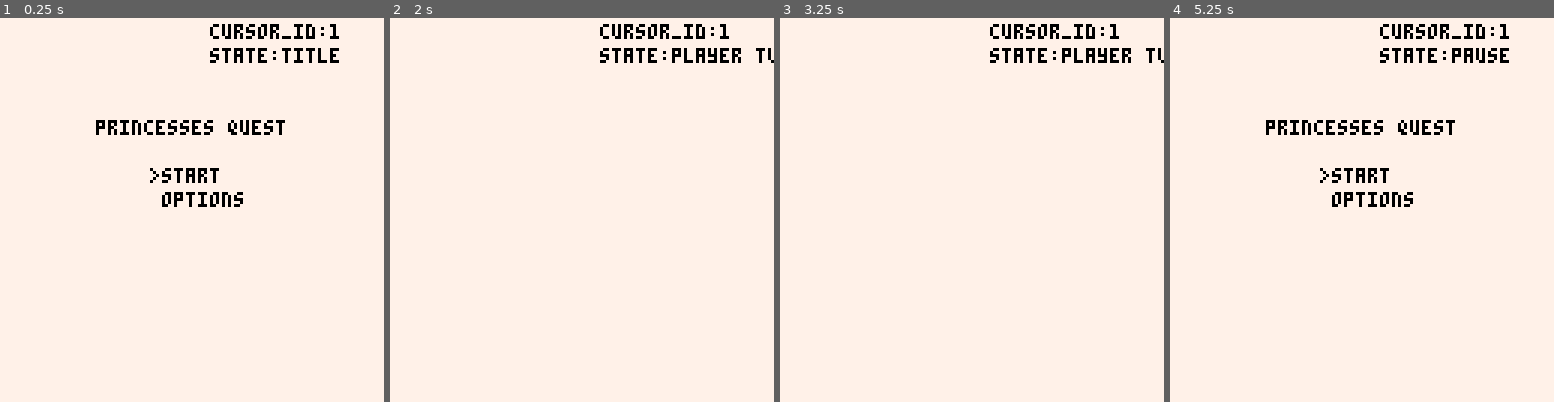
Above: before the commit, frames 1-4 (left to right).
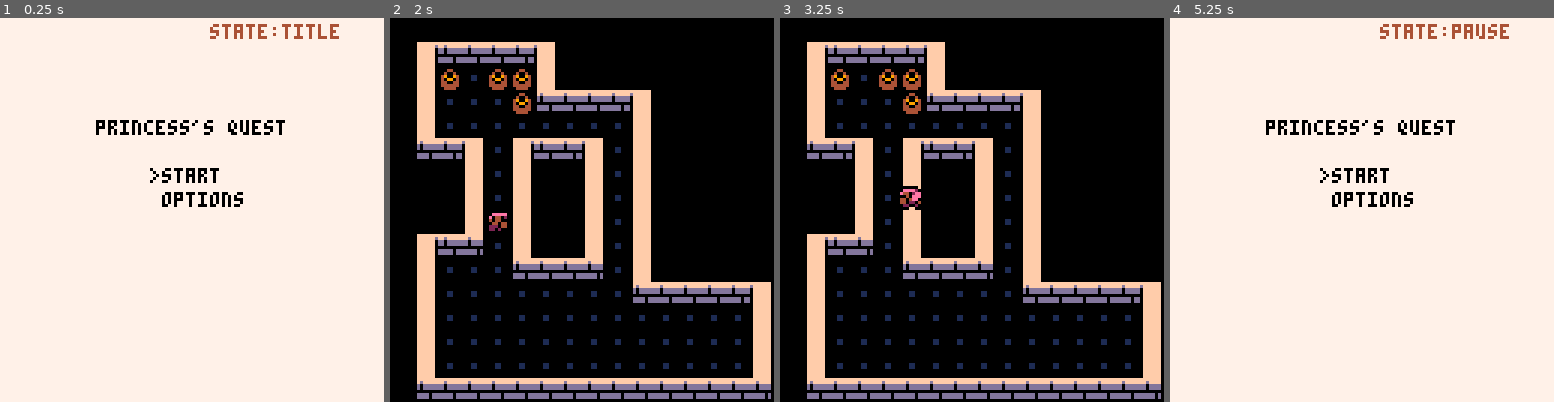
Above: after the commit, the same moments.

Repository: ianlennonford/pico
Game: PICO-8 cartridge p_quest.p8
Two runs of this game, one before a commit and one after it. Both use one fixed random seed, a clock stepped at 60 frames per second and the inputs below.
Inputs:
- Up to frame 1 (0.25 s): no input
- Up to frame 2 (2 s): tap X (X key) at 0.33, 1.07, 1.85 s; tap O (Z key) at 0.7, 1.7 s; hold Right from 1.6 s (still down)
- Up to frame 3 (3.25 s): release Right at 2.1 s; tap O (Z key) at 2.1, 2.5, 2.9 s; hold Up 2.15-2.42 s; hold Right 2.47-3.03 s; tap X (X key) at 2.97 s; hold Left from 3.08 s (still down)
- Up to frame 4 (5.25 s): tap O (Z key) every 0.4 s from 3.3 to 4.9 s; release Left at 3.58 s; hold Down 3.63-3.97 s; hold Right 4.02-4.68 s; tap X (X key) at 4.08, 5.2 s; hold Up 4.73-5.03 s; hold Left from 5.08 s (still down)

The runs differ from the first frame. In frame 1, 1.4% of the frame differs, in the area x 50-89%, y 1-31%; in frame 2, 99%, in the area x 0-100%, y 0-100%; in frame 3, 99%; in frame 4, 1.5%.

Commit message:
Added sprite sheet and player movement/animation

Diff:
--- a/p_quest.p8
+++ b/p_quest.p8
@@ -1,39 +1,56 @@
 pico-8 cartridge // http://www.pico-8.com
 version 8
 __lua__
---princesses quest
+--princess's quest
 --increment
 
 function _init()
   cls(7)
-  debug={}
+  palt(7,true)
+  palt(0,false)
+  debug={}--*remove when done!!!
   state="title"
   cursor_id=1--[[menu variables]]--
   input_timer=0
   menu={"start","options"}
-  menu_state="princesses quest"
+  menu_state="princess's quest"
+
+  map_width=16--*these will be created proc gen style!!!
+  map_height=16
 
   obj={}--create a list to hold all objects in the current level
 
+  frame=0
+
   player={}--create the player object
-  player.state=1--*1=warrior,2=archer,3=wizard,4=???
-  player.x=0
-  player.y=0
-  player.sprite=1--corresponds to player state * anim length
+  player.weapon=1--*1=sword,2=arrow,3=teleport
+  player.x=32
+  player.y=64
+  player.sprite=1
+  player.down={1,2,1,3}--frames for animation
+  player.right={4,5,4,6}
+  player.up={7,8,7,9}
+  player.left={4,5,4,6}
+  player.facing=player.down--which way are we facing to know what frames to draw
+
   function player:update()
     if state=="player turn" then--input control if it is your turn
       if btnp(0) then--move left
         self.x-=8
+        self.facing=self.left
       elseif btnp(1) then--move right
         self.x+=8
+        self.facing=self.right
       elseif btnp(2) then--move up
         self.y-=8
+        self.facing=self.up
       elseif btnp(3) then--move down
         self.y+=8
-      elseif btnp(4) then--switch characters
-        self.state+=1
-        if self.state>4 then--*need to account for fallen allies here too
-          self.state=1
+        self.facing=self.down
+      elseif btnp(4) then--switch weapons
+        self.weapon+=1
+        if self.weapon>3 then--cycle back to first weapon
+          self.weapon=1
         end
       elseif btnp(5) then--pause the game
         state="pause"
@@ -41,10 +58,14 @@
     end
   end
   function player:draw()
-    spr(self.state,self.x,self.y)--*need to add animation to state variable
-  end
-
-  add(obj,player)--add the player to list of entities
+    if self.facing==self.left then
+      spr(self.facing[frame],self.x,self.y,1,1,true,false)
+    else
+      spr(self.facing[frame],self.x,self.y)
+    end
+  end
+
+  add(obj,player)--add the player to list of objects
 
   item={}--item dictionary
   item.potion={info="",cost=0}
@@ -86,7 +107,7 @@
   local x_offset=8
   local y_offset=50
   local id_offset=8
-  if menu_state=="princesses quest" or menu_state=="options" then--draw title menu and options menu
+  if menu_state=="princess's quest" or menu_state=="options" then--draw title menu and options menu
     print(">",x_offset+42,y_offset+(id_offset*(cursor_id-1)),0)--draw the cursor
     print_centered(menu_state,#menu_state,y_offset-(id_offset*2),0)--print the menu title
     for i=1,#menu do--draw the menu options
@@ -102,7 +123,7 @@
 end
 
 function menu_action()
-  if menu_state=="princesses quest" then
+  if menu_state=="princess's quest" then
     nil_table(menu)--clear the current menu table
     if cursor_id==1 then
       state="player turn"--start the game
@@ -121,7 +142,7 @@
       nil_table(menu)
       add(menu,"start")
       add(menu,"options")
-      menu_state="princesses quest"
+      menu_state="princess's quest"
     end
   elseif menu_state=="pause" then
     if cursor_id==1 then--resume the game
@@ -130,7 +151,7 @@
       nil_table(menu)
       add(menu,"start")
       add(menu,"options")
-      menu_state="princesses quest"
+      menu_state="princess's quest"
       cursor_id=1
     end
   end
@@ -139,7 +160,7 @@
 
 --[[utilities]]--
 function nil_table(table)
-  for i=1,#table do--clear the current menu
+  for i=1,#table do--clear the provided table
     table[i]=nil
   end
 end
@@ -150,6 +171,9 @@
 --[[end utilities]]--
 
 function _update60()
+  if time()%0.5==0 then frame+=1 end--cycle animation frames one every half second(I think?)
+  if frame>4 then frame=1 end--*every animation will be four frames
+
   if state=="title" then
     update_menu()
   elseif state=="player turn" then
@@ -160,17 +184,21 @@
 end
 
 function _draw()
-  cls(7)
-  debug[1]="cursor_id:"..cursor_id
-  debug[2]="state:"..state
-  for i=1,#debug do--draw debug
-    print(debug[i],70,2+(8*(i-1)),0)
-  end
+  debug[1]="state:"..state
   if state=="title" or state=="pause" then
+    cls(7)
     draw_menu()
+
+    for i=1,#debug do--draw debug
+      print(debug[i],70,2+(8*(i-1)),4)
+    end
+
   elseif state=="player turn" then
+    cls(0)
+    map(0,0,0,0,16,16)--*build the map here. change to proc gen later
     --draw all objects, map, and gui
     draw_table(obj)
+    --* draw_table(node_grid)
   end
 end
 
@@ -305,168 +333,168 @@
 
 
 __gff__
-0000000000000000000000000000000000000000000000000000000000000000000000000000000000000000000000000000000000000000000000000000000000000000000000000000000000000000000000000000000000000000000000000000000000000000000000000000000000000000000000000000000000000000
+0000000000000000000000000000000001010101010101010101010101010101000000000000000000000000000000000000000000000000000000000000000000000000000000000000000000000000000000000000000000000000000000000000000000000000000000000000000000000000000000000000000000000000
 0000000000000000000000000000000000000000000000000000000000000000000000000000000000000000000000000000000000000000000000000000000000000000000000000000000000000000000000000000000000000000000000000000000000000000000000000000000000000000000000000000000000000000
 __map__
 0000000000000000000000000000000000000000000000000000000000000000000000000000000000000000000000000000000000000000000000000000000000000000000000000000000000000000000000000000000000000000000000000000000000000000000000000000000000000000000000000000000000000000
-0000000000000000000000000000000000000000000000000000000000000000000000000000000000000000000000000000000000000000000000000000000000000000000000000000000000000000000000000000000000000000000000000000000000000000000000000000000000000000000000000000000000000000
-0000000000000000000000000000000000000000000000000000000000000000000000000000000000000000000000000000000000000000000000000000000000000000000000000000000000000000000000000000000000000000000000000000000000000000000000000000000000000000000000000000000000000000
-0000000000000000000000000000000000000000000000000000000000000000000000000000000000000000000000000000000000000000000000000000000000000000000000000000000000000000000000000000000000000000000000000000000000000000000000000000000000000000000000000000000000000000
-0000000000000000000000000000000000000000000000000000000000000000000000000000000000000000000000000000000000000000000000000000000000000000000000000000000000000000000000000000000000000000000000000000000000000000000000000000000000000000000000000000000000000000
-0000000000000000000000000000000000000000000000000000000000000000000000000000000000000000000000000000000000000000000000000000000000000000000000000000000000000000000000000000000000000000000000000000000000000000000000000000000000000000000000000000000000000000
-0000000000000000000000000000000000000000000000000000000000000000000000000000000000000000000000000000000000000000000000000000000000000000000000000000000000000000000000000000000000000000000000000000000000000000000000000000000000000000000000000000000000000000
-0000000000000000000000000000000000000000000000000000000000000000000000000000000000000000000000000000000000000000000000000000000000000000000000000000000000000000000000000000000000000000000000000000000000000000000000000000000000000000000000000000000000000000
-0000000000000000000000000000000000000000000000000000000000000000000000000000000000000000000000000000000000000000000000000000000000000000000000000000000000000000000000000000000000000000000000000000000000000000000000000000000000000000000000000000000000000000
-0000000000000000000000000000000000000000000000000000000000000000000000000000000000000000000000000000000000000000000000000000000000000000000000000000000000000000000000000000000000000000000000000000000000000000000000000000000000000000000000000000000000000000
-0000000000000000000000000000000000000000000000000000000000000000000000000000000000000000000000000000000000000000000000000000000000000000000000000000000000000000000000000000000000000000000000000000000000000000000000000000000000000000000000000000000000000000
-0000000000000000000000000000000000000000000000000000000000000000000000000000000000000000000000000000000000000000000000000000000000000000000000000000000000000000000000000000000000000000000000000000000000000000000000000000000000000000000000000000000000000000
-0000000000000000000000000000000000000000000000000000000000000000000000000000000000000000000000000000000000000000000000000000000000000000000000000000000000000000000000000000000000000000000000000000000000000000000000000000000000000000000000000000000000000000
-0000000000000000000000000000000000000000000000000000000000000000000000000000000000000000000000000000000000000000000000000000000000000000000000000000000000000000000000000000000000000000000000000000000000000000000000000000000000000000000000000000000000000000
-0000000000000000000000000000000000000000000000000000000000000000000000000000000000000000000000000000000000000000000000000000000000000000000000000000000000000000000000000000000000000000000000000000000000000000000000000000000000000000000000000000000000000000
-0000000000000000000000000000000000000000000000000000000000000000000000000000000000000000000000000000000000000000000000000000000000000000000000000000000000000000000000000000000000000000000000000000000000000000000000000000000000000000000000000000000000000000
-0000000000000000000000000000000000000000000000000000000000000000000000000000000000000000000000000000000000000000000000000000000000000000000000000000000000000000000000000000000000000000000000000000000000000000000000000000000000000000000000000000000000000000
-0000000000000000000000000000000000000000000000000000000000000000000000000000000000000000000000000000000000000000000000000000000000000000000000000000000000000000000000000000000000000000000000000000000000000000000000000000000000000000000000000000000000000000
-0000000000000000000000000000000000000000000000000000000000000000000000000000000000000000000000000000000000000000000000000000000000000000000000000000000000000000000000000000000000000000000000000000000000000000000000000000000000000000000000000000000000000000
-0000000000000000000000000000000000000000000000000000000000000000000000000000000000000000000000000000000000000000000000000000000000000000000000000000000000000000000000000000000000000000000000000000000000000000000000000000000000000000000000000000000000000000
-0000000000000000000000000000000000000000000000000000000000000000000000000000000000000000000000000000000000000000000000000000000000000000000000000000000000000000000000000000000000000000000000000000000000000000000000000000000000000000000000000000000000000000
-0000000000000000000000000000000000000000000000000000000000000000000000000000000000000000000000000000000000000000000000000000000000000000000000000000000000000000000000000000000000000000000000000000000000000000000000000000000000000000000000000000000000000000
-0000000000000000000000000000000000000000000000000000000000000000000000000000000000000000000000000000000000000000000000000000000000000000000000000000000000000000000000000000000000000000000000000000000000000000000000000000000000000000000000000000000000000000
-0000000000000000000000000000000000000000000000000000000000000000000000000000000000000000000000000000000000000000000000000000000000000000000000000000000000000000000000000000000000000000000000000000000000000000000000000000000000000000000000000000000000000000
-0000000000000000000000000000000000000000000000000000000000000000000000000000000000000000000000000000000000000000000000000000000000000000000000000000000000000000000000000000000000000000000000000000000000000000000000000000000000000000000000000000000000000000
-0000000000000000000000000000000000000000000000000000000000000000000000000000000000000000000000000000000000000000000000000000000000000000000000000000000000000000000000000000000000000000000000000000000000000000000000000000000000000000000000000000000000000000
-0000000000000000000000000000000000000000000000000000000000000000000000000000000000000000000000000000000000000000000000000000000000000000000000000000000000000000000000000000000000000000000000000000000000000000000000000000000000000000000000000000000000000000
-0000000000000000000000000000000000000000000000000000000000000000000000000000000000000000000000000000000000000000000000000000000000000000000000000000000000000000000000000000000000000000000000000000000000000000000000000000000000000000000000000000000000000000
-0000000000000000000000000000000000000000000000000000000000000000000000000000000000000000000000000000000000000000000000000000000000000000000000000000000000000000000000000000000000000000000000000000000000000000000000000000000000000000000000000000000000000000
-0000000000000000000000000000000000000000000000000000000000000000000000000000000000000000000000000000000000000000000000000000000000000000000000000000000000000000000000000000000000000000000000000000000000000000000000000000000000000000000000000000000000000000
-0000000000000000000000000000000000000000000000000000000000000000000000000000000000000000000000000000000000000000000000000000000000000000000000000000000000000000000000000000000000000000000000000000000000000000000000000000000000000000000000000000000000000000
-0000000000000000000000000000000000000000000000000000000000000000000000000000000000000000000000000000000000000000000000000000000000000000000000000000000000000000000000000000000000000000000000000000000000000000000000000000000000000000000000000000000000000000
-…(130 lines of a section not shown)…
+00171a1a1a1a1c00000000000000000000000000000000000000000000000000000000000000000000000000000000000000000000000000000000000000000000000000000000000000000000000000000000000000000000000000000000000000000000000000000000000000000000000000000000000000000000000000
+0015260d26261500000000000000000000000000000000000000000000000000000000000000000000000000000000000000000000000000000000000000000000000000000000000000000000000000000000000000000000000000000000000000000000000000000000000000000000000000000000000000000000000000
+00150d0d0d26121a1a1a1c000000000000000000000000000000000000000000000000000000000000000000000000000000000000000000000000000000000000000000000000000000000000000000000000000000000000000000000000000000000000000000000000000000000000000000000000000000000000000000
+00150d0d0d0d0d0d0d0d15000000000000000000000000000000000000000000000000000000000000000000000000000000000000000000000000000000000000000000000000000000000000000000000000000000000000000000000000000000000000000000000000000000000000000000000000000000000000000000
+00121a1c0d171a1a1c0d15000000000000000000000000000000000000000000000000000000000000000000000000000000000000000000000000000000000000000000000000000000000000000000000000000000000000000000000000000000000000000000000000000000000000000000000000000000000000000000
+000000150d150000150d15000000000000000000000000000000000000000000000000000000000000000000000000000000000000000000000000000000000000000000000000000000000000000000000000000000000000000000000000000000000000000000000000000000000000000000000000000000000000000000
+000000150d150000150d15000000000000000000000000000000000000000000000000000000000000000000000000000000000000000000000000000000000000000000000000000000000000000000000000000000000000000000000000000000000000000000000000000000000000000000000000000000000000000000
+000000150d150000150d15000000000000000000000000000000000000000000000000000000000000000000000000000000000000000000000000000000000000000000000000000000000000000000000000000000000000000000000000000000000000000000000000000000000000000000000000000000000000000000
+00171a190d150000150d15000000000000000000000000000000000000000000000000000000000000000000000000000000000000000000000000000000000000000000000000000000000000000000000000000000000000000000000000000000000000000000000000000000000000000000000000000000000000000000
+00150d0d0d121b1b180d15000000000000000000000000000000000000000000000000000000000000000000000000000000000000000000000000000000000000000000000000000000000000000000000000000000000000000000000000000000000000000000000000000000000000000000000000000000000000000000
+00150d0d0d0d0d0d0d0d121a1a1a1a1d00000000000000000000000000000000000000000000000000000000000000000000000000000000000000000000000000000000000000000000000000000000000000000000000000000000000000000000000000000000000000000000000000000000000000000000000000000000
+00150d0d0d0d0d0d0d0d0d0d0d0d0d1400000000000000000000000000000000000000000000000000000000000000000000000000000000000000000000000000000000000000000000000000000000000000000000000000000000000000000000000000000000000000000000000000000000000000000000000000000000
+00150d0d0d0d0d0d0d0d0d0d0d0d0d1400000000000000000000000000000000000000000000000000000000000000000000000000000000000000000000000000000000000000000000000000000000000000000000000000000000000000000000000000000000000000000000000000000000000000000000000000000000
+00150d0d0d0d0d0d0d0d0d0d0d0d0d1400000000000000000000000000000000000000000000000000000000000000000000000000000000000000000000000000000000000000000000000000000000000000000000000000000000000000000000000000000000000000000000000000000000000000000000000000000000
+00121b1b1b1b1b1b1b1b1b1b1b1b1b1800000000000000000000000000000000000000000000000000000000000000000000000000000000000000000000000000000000000000000000000000000000000000000000000000000000000000000000000000000000000000000000000000000000000000000000000000000000
+0000000000000000000000000000000000000000000000000000000000000000000000000000000000000000000000000000000000000000000000000000000000000000000000000000000000000000000000000000000000000000000000000000000000000000000000000000000000000000000000000000000000000000
+0000000000000000000000000000000000000000000000000000000000000000000000000000000000000000000000000000000000000000000000000000000000000000000000000000000000000000000000000000000000000000000000000000000000000000000000000000000000000000000000000000000000000000
+0000000000000000000000000000000000000000000000000000000000000000000000000000000000000000000000000000000000000000000000000000000000000000000000000000000000000000000000000000000000000000000000000000000000000000000000000000000000000000000000000000000000000000
+0000000000000000000000000000000000000000000000000000000000000000000000000000000000000000000000000000000000000000000000000000000000000000000000000000000000000000000000000000000000000000000000000000000000000000000000000000000000000000000000000000000000000000
+0000000000000000000000000000000000000000000000000000000000000000000000000000000000000000000000000000000000000000000000000000000000000000000000000000000000000000000000000000000000000000000000000000000000000000000000000000000000000000000000000000000000000000
+0000000000000000000000000000000000000000000000000000000000000000000000000000000000000000000000000000000000000000000000000000000000000000000000000000000000000000000000000000000000000000000000000000000000000000000000000000000000000000000000000000000000000000
+0000000000000000000000000000000000000000000000000000000000000000000000000000000000000000000000000000000000000000000000000000000000000000000000000000000000000000000000000000000000000000000000000000000000000000000000000000000000000000000000000000000000000000
+0000000000000000000000000000000000000000000000000000000000000000000000000000000000000000000000000000000000000000000000000000000000000000000000000000000000000000000000000000000000000000000000000000000000000000000000000000000000000000000000000000000000000000
+0000000000000000000000000000000000000000000000000000000000000000000000000000000000000000000000000000000000000000000000000000000000000000000000000000000000000000000000000000000000000000000000000000000000000000000000000000000000000000000000000000000000000000
+0000000000000000000000000000000000000000000000000000000000000000000000000000000000000000000000000000000000000000000000000000000000000000000000000000000000000000000000000000000000000000000000000000000000000000000000000000000000000000000000000000000000000000
+0000000000000000000000000000000000000000000000000000000000000000000000000000000000000000000000000000000000000000000000000000000000000000000000000000000000000000000000000000000000000000000000000000000000000000000000000000000000000000000000000000000000000000
+0000000000000000000000000000000000000000000000000000000000000000000000000000000000000000000000000000000000000000000000000000000000000000000000000000000000000000000000000000000000000000000000000000000000000000000000000000000000000000000000000000000000000000
+0000000000000000000000000000000000000000000000000000000000000000000000000000000000000000000000000000000000000000000000000000000000000000000000000000000000000000000000000000000000000000000000000000000000000000000000000000000000000000000000000000000000000000
+0000000000000000000000000000000000000000000000000000000000000000000000000000000000000000000000000000000000000000000000000000000000000000000000000000000000000000000000000000000000000000000000000000000000000000000000000000000000000000000000000000000000000000
+0000000000000000000000000000000000000000000000000000000000000000000000000000000000000000000000000000000000000000000000000000000000000000000000000000000000000000000000000000000000000000000000000000000000000000000000000000000000000000000000000000000000000000
+0000000000000000000000000000000000000000000000000000000000000000000000000000000000000000000000000000000000000000000000000000000000000000000000000000000000000000000000000000000000000000000000000000000000000000000000000000000000000000000000000000000000000000
+…(130 lines of a section not shown)…
Not shown, changed: 30 lines of the sprite sheet (__gfx__) section of p_quest.p8
Not shown, added: sprites.png
